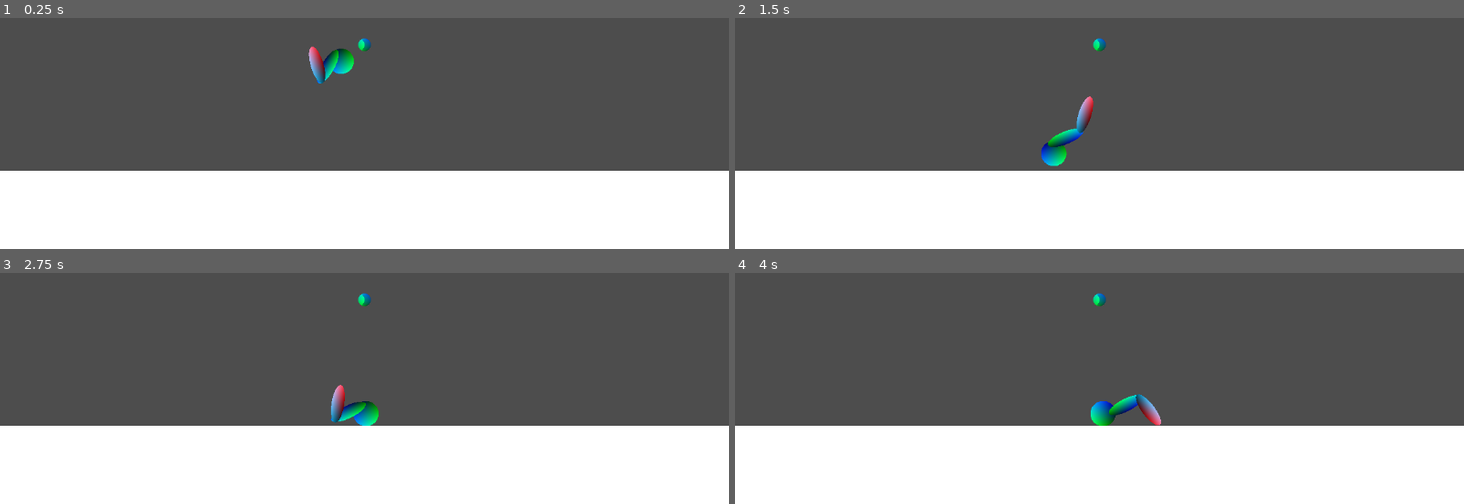
Above: before the commit, frames 1-4 (two rows, left to right).
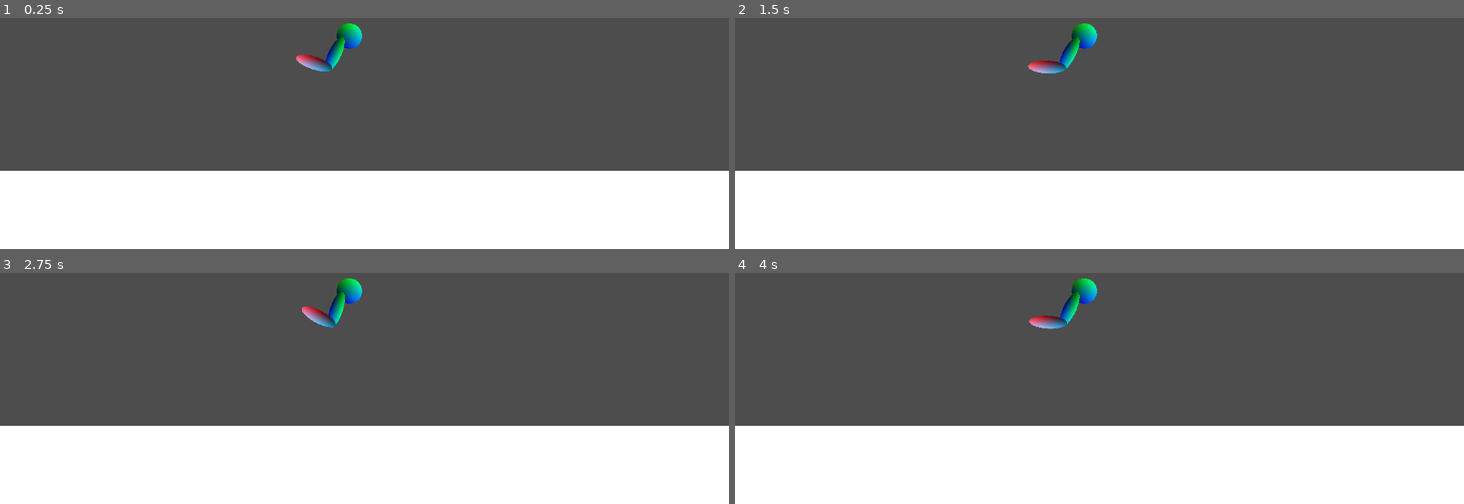
Above: after the commit, the same moments.

Repository: pmuren/Starfish
Game: Godot game, scene res://world.tscn
Same seed, same stepped clock (60 frames per second), same inputs: the game is played once before the commit and once after it. The project has no main scene, so this scene is started directly. The engine's default icon, where the game draws it, is replaced by a stand-in: a white triangle on a blue panel in a dark square.
Inputs:
- Up to frame 1 (0.25 s): no input
- Up to frame 2 (1.5 s): hold F (reach) 0.53-1.28 s; tap F (reach) at 1.35 s
- Up to frame 3 (2.75 s): hold F (reach) from 2.03 s (still down)
- Up to frame 4 (4 s): release F (reach) at 2.78 s; tap F (reach) at 2.85 s; hold F (reach) from 3.53 s (still down)

The runs differ from the first frame. In frame 1, 1.1% of the frame differs, in the area x 40-51%, y 2-29%; in frame 2, 1.5%, in the area x 40-51%, y 2-65%; in frame 3, 1.4%; in frame 4, 1.5%.

Commit message:
uhhh, our protagonist is good at pushing, bad at moving :)

Diff:
--- a/protag.gd
+++ b/protag.gd
@@ -9,13 +9,14 @@
 	bicep = $Bicep0
 	if bicep:
 		initial_rest_length = bicep.rest_length
-		reaching_rest_length = 300
-		restitution_dampening = 10
-
+		reaching_rest_length = 80
+		restitution_dampening = 15
 
 func _input(event):
 	if event.is_action_pressed("reach"):
 		if bicep:
+			var direction_to_arm = ($LowerArm0.global_position - self.global_position).normalized();
+			$LowerArm0.apply_central_force(direction_to_arm)
 			bicep.rest_length = reaching_rest_length
 		else:
 			print("Bicep0 not found!")
--- a/protag.tscn
+++ b/protag.tscn
@@ -25,6 +25,8 @@
 script = ExtResource("1_j3xkw")
 
 [node name="Torso" type="RigidBody2D" parent="."]
+mass = 10.0
+freeze = true
 
 [node name="CollisionShape2D" type="CollisionShape2D" parent="Torso"]
 shape = SubResource("CircleShape2D_f36wq")
@@ -72,18 +74,19 @@
 node_a = NodePath("../UpperArm0")
 node_b = NodePath("../LowerArm0")
 bias = 0.9
-motor_enabled = true
-motor_target_velocity = 34.9066
+angular_limit_enabled = true
+angular_limit_lower = 0.0872665
+angular_limit_upper = 1.5708
 
 [node name="Bicep0" type="DampedSpringJoint2D" parent="."]
-position = Vector2(-13, -9)
-rotation = 1.5708
+position = Vector2(-12, -3)
+rotation = 1.69821
 node_a = NodePath("../UpperArm0")
 node_b = NodePath("../LowerArm0")
 length = 40.0
-rest_length = 25.0
+rest_length = 20.0
 stiffness = 40.0
-damping = 0.5
+damping = 0.4
 
 [node name="Shoulder0" type="PinJoint2D" parent="."]
 position = Vector2(-7, -2)
--- a/world.tscn
+++ b/world.tscn
@@ -1,7 +1,6 @@
-[gd_scene load_steps=10 format=3 uid="uid://5hhsqv46ywtr"]
+[gd_scene load_steps=6 format=3 uid="uid://5hhsqv46ywtr"]
 
 [ext_resource type="PackedScene" uid="uid://csppi2bdvbpgs" path="res://protag.tscn" id="1_sp3kx"]
-[ext_resource type="Shader" path="res://protag.gdshader" id="2_6gfo1"]
 [ext_resource type="Shader" path="res://ground.gdshader" id="2_euc63"]
 
 [sub_resource type="ShaderMaterial" id="ShaderMaterial_eudqv"]
@@ -10,15 +9,6 @@
 [sub_resource type="CanvasTexture" id="CanvasTexture_7t28r"]
 
 [sub_resource type="RectangleShape2D" id="RectangleShape2D_h5i34"]
-
-[sub_resource type="ShaderMaterial" id="ShaderMaterial_dxoli"]
-shader = ExtResource("2_6gfo1")
-
-[sub_resource type="ShaderMaterial" id="ShaderMaterial_i2rh8"]
-shader = ExtResource("2_6gfo1")
-
-[sub_resource type="SphereMesh" id="SphereMesh_lrfsx"]
-material = SubResource("ShaderMaterial_i2rh8")
 
 [node name="World" type="Node2D"]
 
@@ -39,12 +29,6 @@
 texture = SubResource("CanvasTexture_7t28r")
 
 [node name="CollisionShape2D" type="CollisionShape2D" parent="Ground"]
-position = Vector2(2.08165e-12, 2.08165e-12)
+position = Vector2(-2.31294e-13, 2.08165e-12)
 scale = Vector2(6.4, 6.4)
 shape = SubResource("RectangleShape2D_h5i34")
-
-[node name="MeshInstance2D" type="MeshInstance2D" parent="."]
-material = SubResource("ShaderMaterial_dxoli")
-position = Vector2(2.08165e-12, 2.08165e-12)
-scale = Vector2(10, 10)
-mesh = SubResource("SphereMesh_lrfsx")
